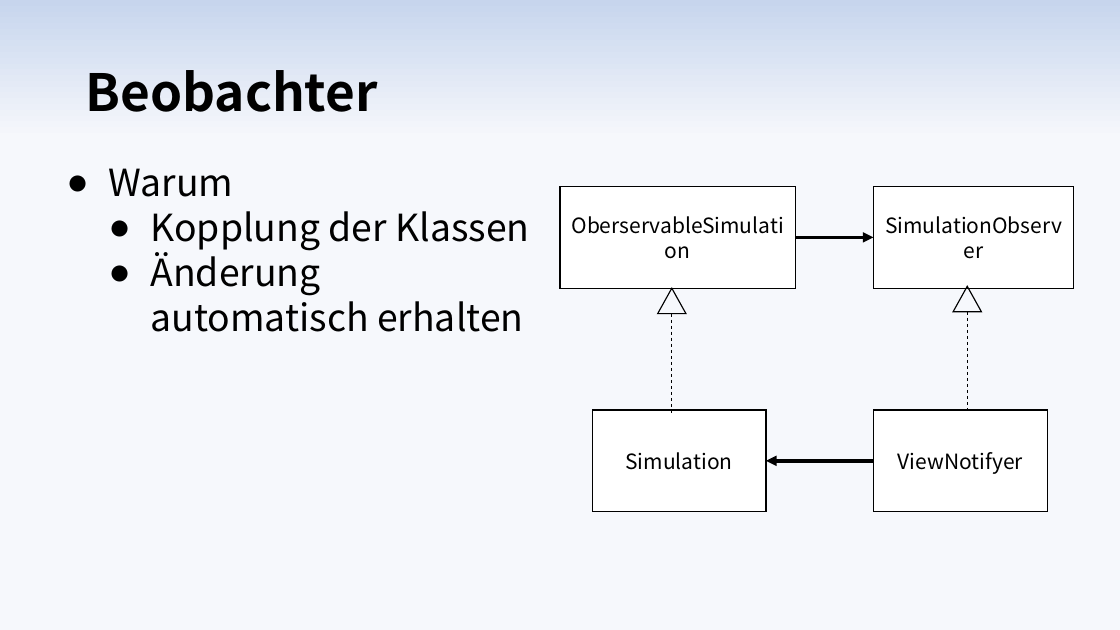
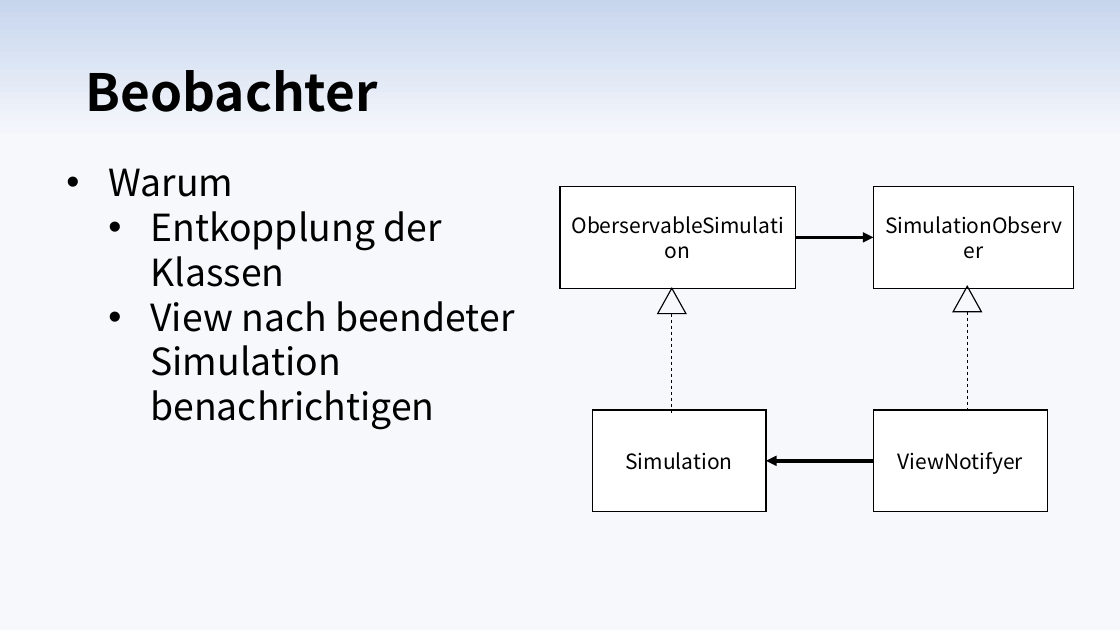
Before and after one commit to max-97/pse, a slide deck: slide 5 of Entwurf/Diagramme/Präsentation/Entwurfspraesentation.pptx (slide 10 before the commit). Drawn at 1120x630 pixels with LibreOffice and Linux fonts; fonts in the diff are those of the drawing. Boxes give left, top, right and bottom in pixels: in the first picture for what was removed or moved away, otherwise in the second. Text is boxed around its words. In the diff, an @@ line names an element or a change of style, - is before the commit and + after.

Commit message:
Überarbeitete Präsentation und Klassendiagramme

```diff
--- a/Entwurf/Diagramme/Präsentation/Entwurfspraesentation.pptx
+++ b/Entwurf/Diagramme/Präsentation/Entwurfspraesentation.pptx
@@ text at (150, 211, 514, 430): text changed @@
-  ● Kopplung der Klassen
-  ● Änderung automatisch erhalten
+  • Entkopplung der Klassen
+  • View nach beendeter Simulation benachrichtigen
```
Also in this commit, not shown: 7 other slides changed, 5 slides added, 3 slides removed, 6 other files.
